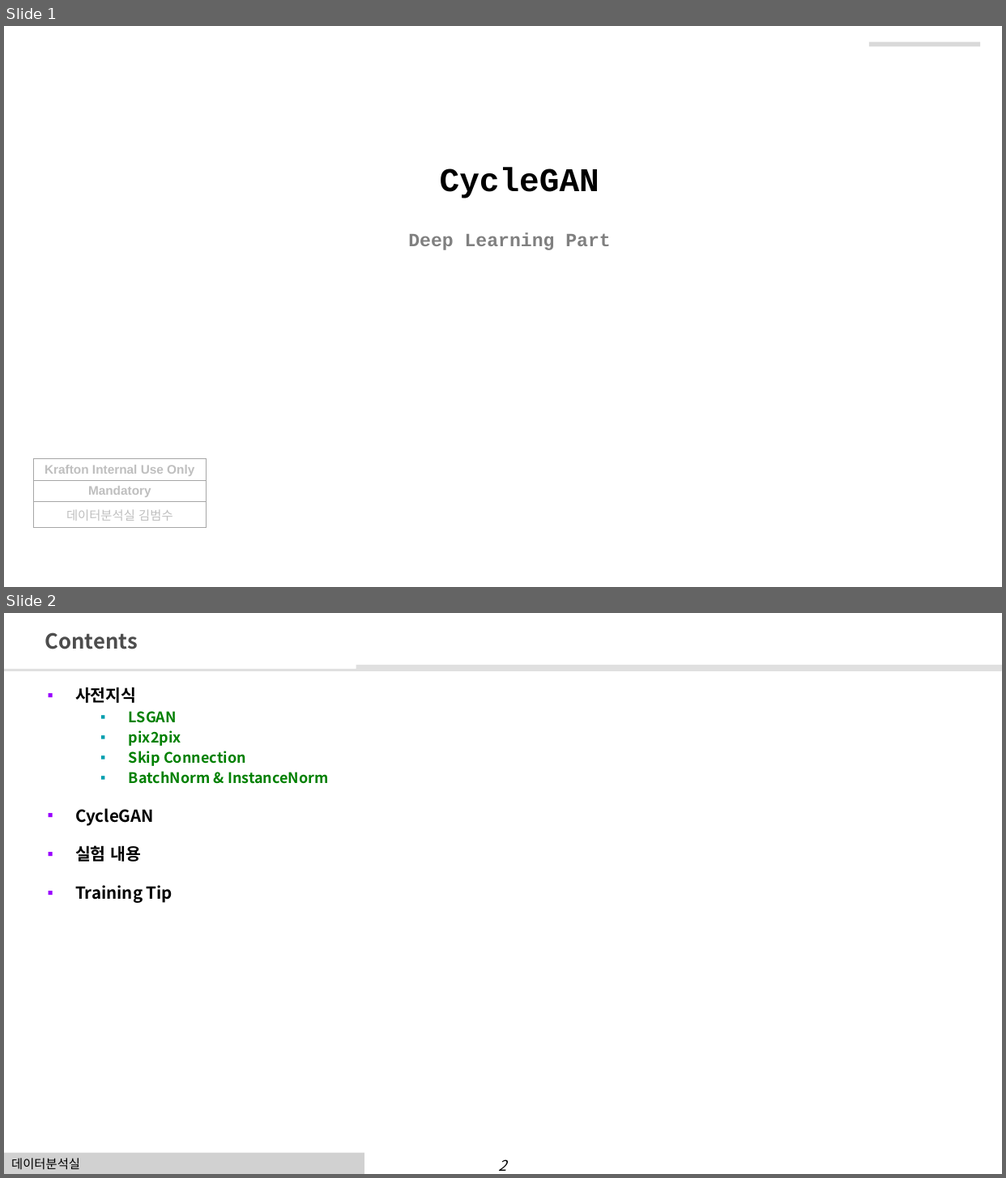
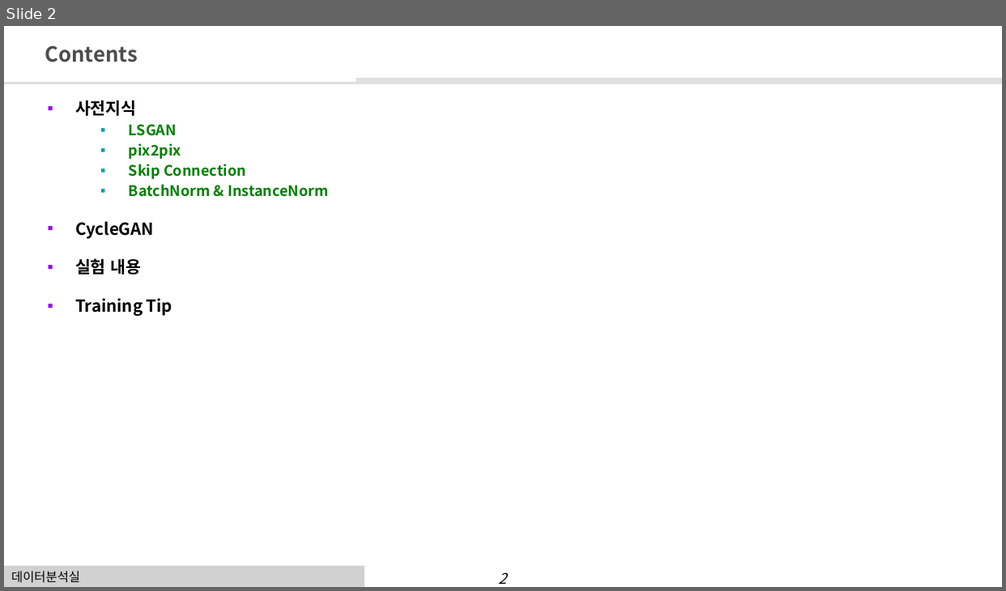
Before and after one commit to BeomSooKim/paper-summary, a slide deck: CycleGAN.pptx. Shown one above the other, each under a label of ours: slides 1 and 2 before the commit, slide 2 after it. The pictures are 1006x1178 and 1006x591 pixels, drawn with LibreOffice and Linux fonts; fonts in the diff are those of the drawing; background and template pictures are left out. Boxes give left, top, right and bottom in pixels: in the first picture for what was removed or moved away, otherwise in the second. Text is boxed around its words. In the diff, an @@ line names an element or a change of style, - is before the commit and + after.

```diff
--- a/CycleGAN.pptx
+++ b/CycleGAN.pptx
@@ slide 1 removed at (4, 26, 1002, 587), background picture (left out) @@
@@ line removed from (869, 44) to (980, 44) @@
@@ subtitle removed at (408, 167, 610, 250) @@
-CycleGAN
-Deep Learning Part
@@ table removed at (33, 459, 206, 526), 3 rows, 1 columns @@
-Krafton Internal Use Only
-Mandatory
-데이터분석실 김범수
```
Also in this commit, not shown: 1 slide added, 4 other files.
